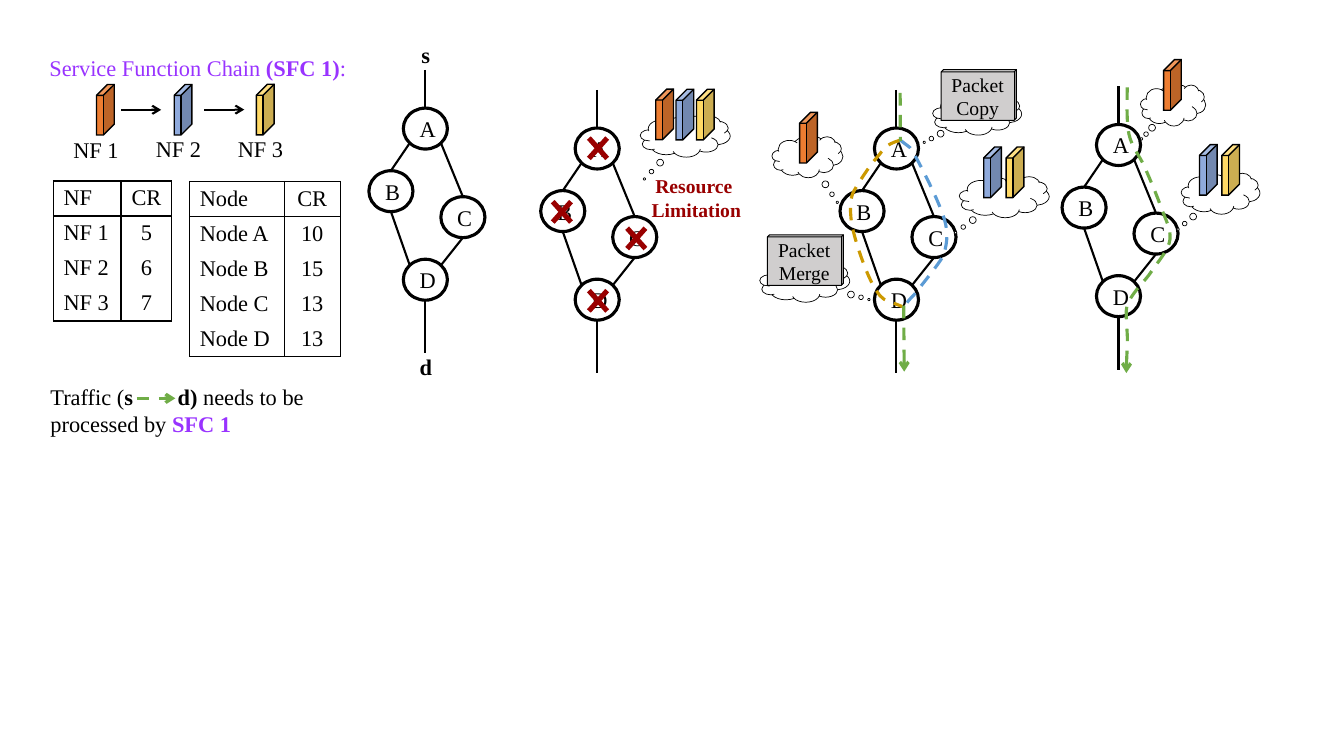
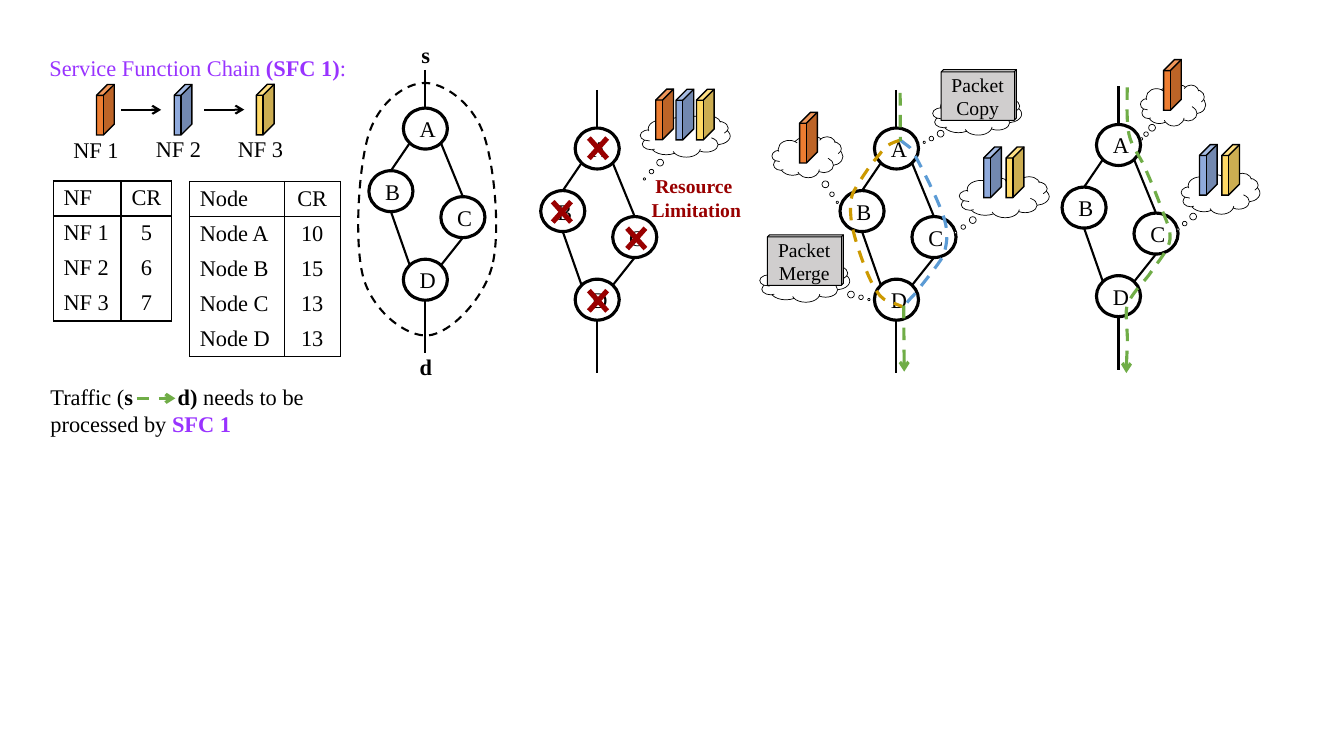
Before and after one commit to fnrg-nfv/flexchain, a slide deck: slide 1 of docs/fig1.pptx. Drawn at 1344x756 pixels with LibreOffice and Linux fonts; fonts in the diff are those of the drawing. Boxes give left, top, right and bottom in pixels: in the first picture for what was removed or moved away, otherwise in the second. Text is boxed around its words. In the diff, an @@ line names an element or a change of style, - is before the commit and + after.

```diff
--- a/docs/fig1.pptx
+++ b/docs/fig1.pptx
@@ freeform shape added at [358, 83, 496, 336], fill #FFFFFF, outline #000000 1.5 pt dashed @@
```
